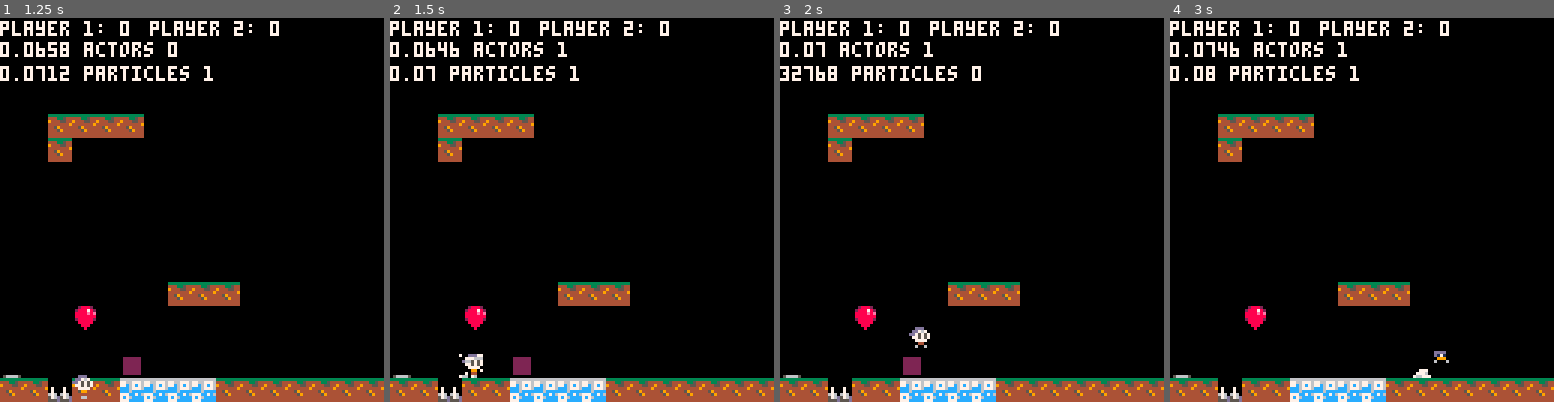
Above: before the commit, frames 1-4 (left to right).
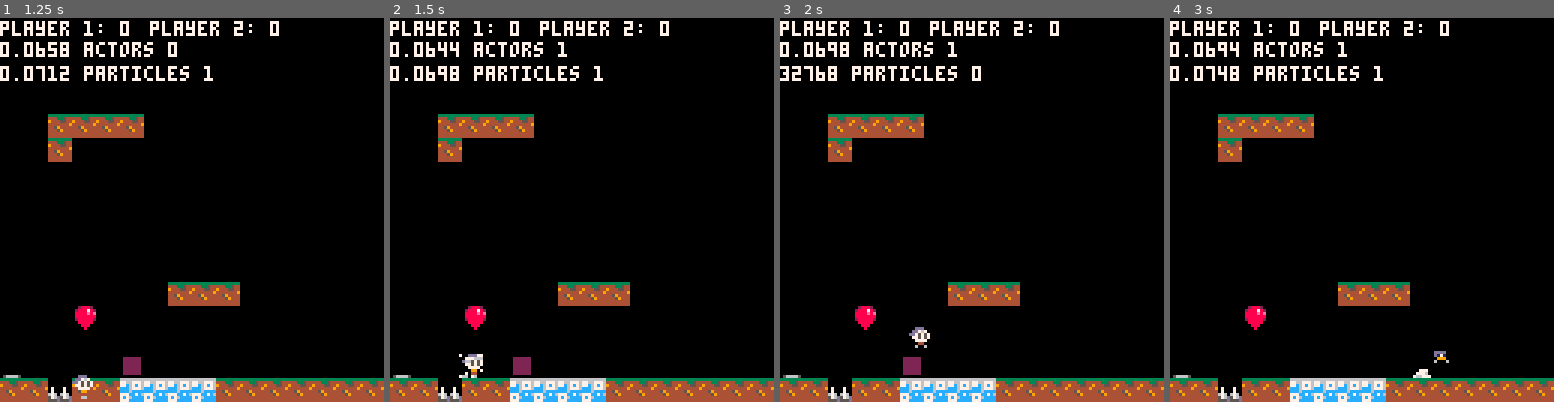
Above: after the commit, the same moments.

Repository: wesen/carts
Game: PICO-8 cartridge games/bump/bump.p8
Same seed, same stepped clock (60 frames per second), same inputs: the game is played once before the commit and once after it.
Inputs:
- Up to frame 1 (1.25 s): tap X (X key) at 0.33, 1.07 s; tap O (Z key) at 0.7 s
- Up to frame 2 (1.5 s): no input
- Up to frame 3 (2 s): hold Right from 1.6 s (still down); tap O (Z key) at 1.7 s; tap X (X key) at 1.85 s
- Up to frame 4 (3 s): release Right at 2.1 s; tap O (Z key) at 2.1, 2.5, 2.9 s; hold Up 2.15-2.42 s; hold Right from 2.47 s (still down); tap X (X key) at 2.97 s

Frame 1 is identical in both runs. In frame 2, 0.7% of the frame differs, in the area x 9-56%, y 6-17%; in frame 3, 0.5%; in frame 4, 0.7%.

Commit message:
Fix display of miniature power up

Diff:
--- a/games/bump/bump.p8
+++ b/games/bump/bump.p8
@@ -799,8 +799,6 @@
 
 cls_player=subclass(cls_actor,function(self,pos,input_port)
  self.hitbox={x=2,y=0.5,dimx=4,dimy=7.5}
- self.head_hitbox={x=0,y=-1,dimx=8,dimy=1}
- self.feet_hitbox={x=2,y=7,dimx=4,dimy=1}
  cls_actor._ctr(self,pos)
  -- players are handled separately
  add(players,self)
@@ -831,23 +829,23 @@
  if self.power_up_type!=spr_power_up_shrink then
   cls_actor.update_bbox(self)
   self.head_box={
-    aax=self.head_hitbox.x+self.x,
-    aay=self.head_hitbox.y+self.y
+    aax=self.x+0,
+    aay=self.y-1
    }
-  self.head_box.bbx=self.head_box.aax+self.head_hitbox.dimx
-  self.head_box.bby=self.head_box.aay+self.head_hitbox.dimy
+  self.head_box.bbx=self.head_box.aax+8
+  self.head_box.bby=self.head_box.aay+1
 
   self.feet_box={
-    aax=self.feet_hitbox.x+self.x,
-    aay=self.feet_hitbox.y+self.y
+    aax=self.x+2,
+    aay=self.y+7
    }
-  self.feet_box.bbx=self.feet_box.aax+self.feet_hitbox.dimx
-  self.feet_box.bby=self.feet_box.aay+self.feet_hitbox.dimy
+  self.feet_box.bbx=self.feet_box.aax+4
+  self.feet_box.bby=self.feet_box.aay+1
  else
   self.aax=self.x+3
-  self.aay=self.y+5
+  self.aay=self.y+4.5
   self.bbx=self.aax+3
-  self.bby=self.aay+3
+  self.bby=self.aay+3.5
 
   self.head_box={
     aax=self.x+2,
@@ -857,11 +855,11 @@
   self.head_box.bby=self.head_box.aay+1
 
   self.feet_box={
-    aax=self.feet_hitbox.x+self.x,
-    aay=self.feet_hitbox.y+self.y
+    aax=self.x+2,
+    aay=self.y+7
    }
-  self.feet_box.bbx=self.feet_box.aax+self.feet_hitbox.dimx
-  self.feet_box.bby=self.feet_box.aay+self.feet_hitbox.dimy
+  self.feet_box.bbx=self.feet_box.aax+4
+  self.feet_box.bby=self.feet_box.aay+1
  end
 end
 
@@ -1124,7 +1122,7 @@
 
   pal(cols_face[1], cols_face[self.input_port + 1])
   pal(cols_hair[1], cols_hair[self.input_port + 1])
-  if self.power_up!=nil then
+  if powerup_colors[self.power_up_type]!=nil then
    bspr(self.spr,self.x,self.y,self.flip.x,self.flip.y,powerup_colors[self.power_up_type])
   else
    spr(self.spr,self.x,self.y,1,1,self.flip.x,self.flip.y)
--- a/games/bump/player.lua
+++ b/games/bump/player.lua
@@ -13,8 +13,6 @@
 
 cls_player=subclass(cls_actor,function(self,pos,input_port)
  self.hitbox={x=2,y=0.5,dimx=4,dimy=7.5}
- self.head_hitbox={x=0,y=-1,dimx=8,dimy=1}
- self.feet_hitbox={x=2,y=7,dimx=4,dimy=1}
  cls_actor._ctr(self,pos)
  -- players are handled separately
  add(players,self)
@@ -45,23 +43,23 @@
  if self.power_up_type!=spr_power_up_shrink then
   cls_actor.update_bbox(self)
   self.head_box={
-    aax=self.head_hitbox.x+self.x,
-    aay=self.head_hitbox.y+self.y
+    aax=self.x+0,
+    aay=self.y-1
    }
-  self.head_box.bbx=self.head_box.aax+self.head_hitbox.dimx
-  self.head_box.bby=self.head_box.aay+self.head_hitbox.dimy
+  self.head_box.bbx=self.head_box.aax+8
+  self.head_box.bby=self.head_box.aay+1
 
   self.feet_box={
-    aax=self.feet_hitbox.x+self.x,
-    aay=self.feet_hitbox.y+self.y
+    aax=self.x+2,
+    aay=self.y+7
    }
-  self.feet_box.bbx=self.feet_box.aax+self.feet_hitbox.dimx
-  self.feet_box.bby=self.feet_box.aay+self.feet_hitbox.dimy
+  self.feet_box.bbx=self.feet_box.aax+4
+  self.feet_box.bby=self.feet_box.aay+1
  else
   self.aax=self.x+3
-  self.aay=self.y+5
+  self.aay=self.y+4.5
   self.bbx=self.aax+3
-  self.bby=self.aay+3
+  self.bby=self.aay+3.5
 
   self.head_box={
     aax=self.x+2,
@@ -71,11 +69,11 @@
   self.head_box.bby=self.head_box.aay+1
 
   self.feet_box={
-    aax=self.feet_hitbox.x+self.x,
-    aay=self.feet_hitbox.y+self.y
+    aax=self.x+2,
+    aay=self.y+7
    }
-  self.feet_box.bbx=self.feet_box.aax+self.feet_hitbox.dimx
-  self.feet_box.bby=self.feet_box.aay+self.feet_hitbox.dimy
+  self.feet_box.bbx=self.feet_box.aax+4
+  self.feet_box.bby=self.feet_box.aay+1
  end
 end
 
@@ -338,7 +336,7 @@
 
   pal(cols_face[1], cols_face[self.input_port + 1])
   pal(cols_hair[1], cols_hair[self.input_port + 1])
-  if self.power_up!=nil then
+  if powerup_colors[self.power_up_type]!=nil then
    bspr(self.spr,self.x,self.y,self.flip.x,self.flip.y,powerup_colors[self.power_up_type])
   else
    spr(self.spr,self.x,self.y,1,1,self.flip.x,self.flip.y)
